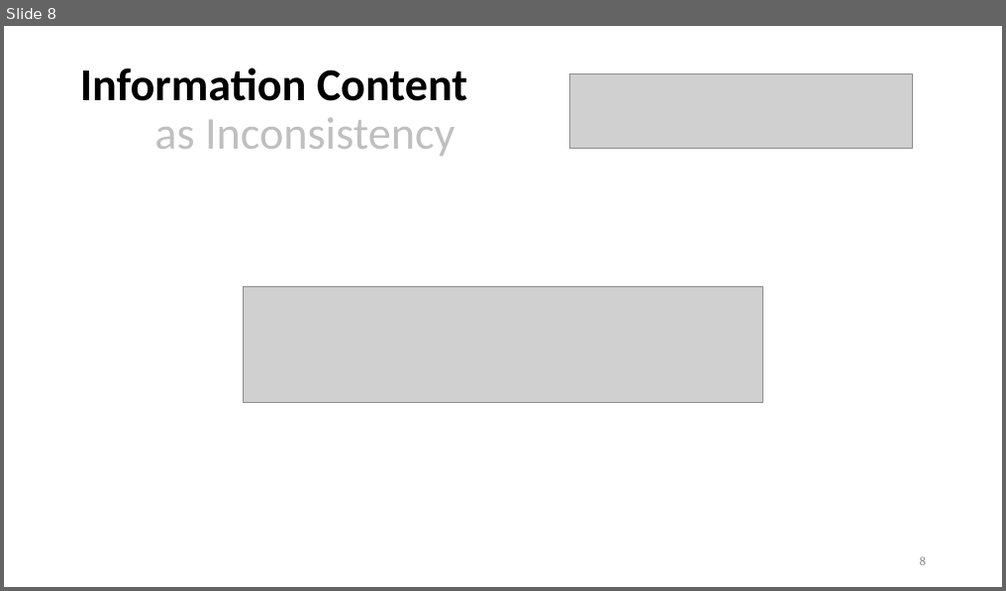
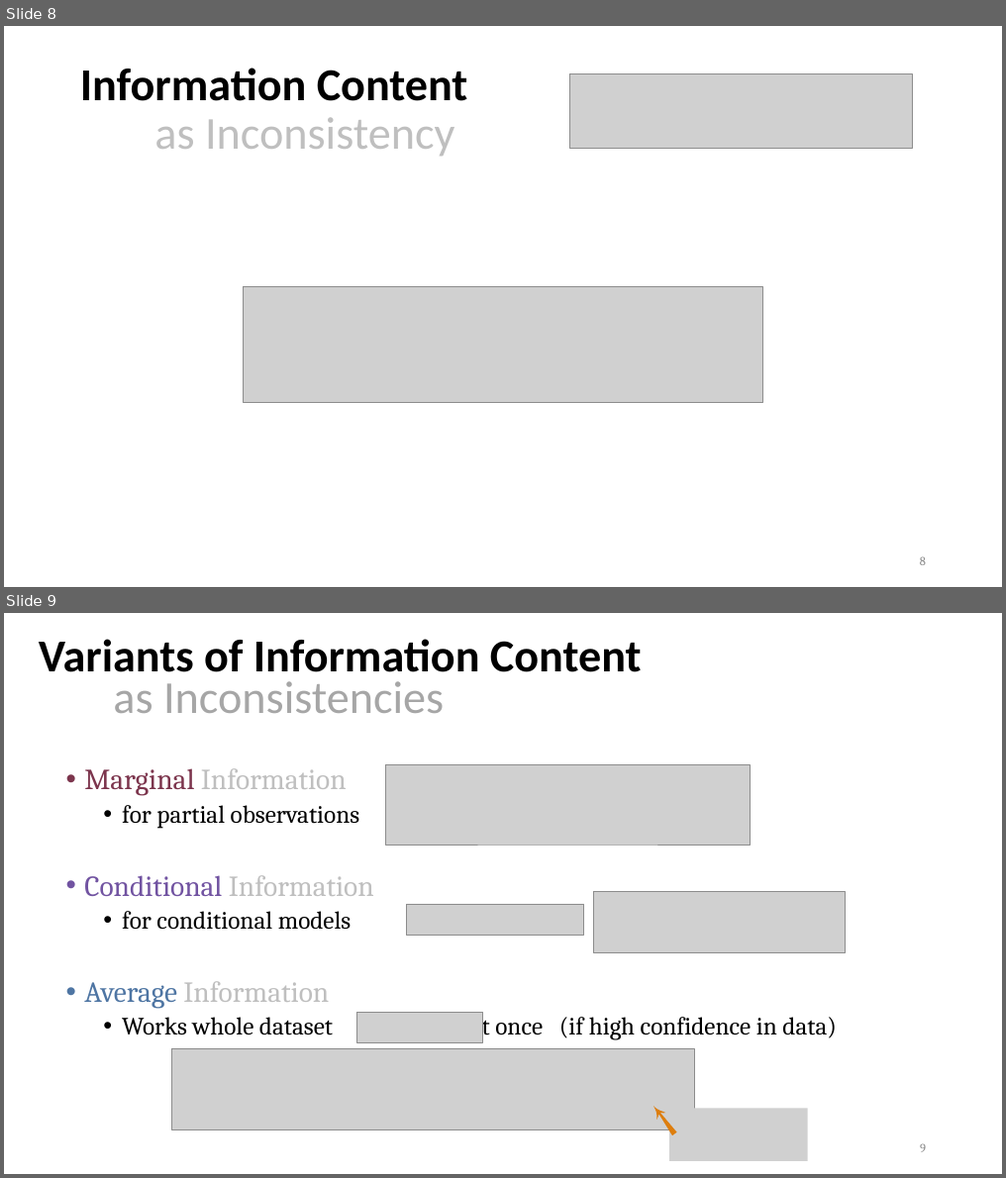
Before and after one commit to orichardson/pdg-expts, a slide deck: present/AISTATS-2022/one-true-loss.pptx. Shown one above the other, each under a label of ours: slide 8 before the commit, slides 8 and 9 after it. The pictures are 1006x591 and 1006x1178 pixels, drawn with LibreOffice and Linux fonts; fonts in the diff are those of the drawing; grey boxes stand for pictures. Boxes give left, top, right and bottom in pixels: in the first picture for what was removed or moved away, otherwise in the second. Text is boxed around its words. In the diff, an @@ line names an element or a change of style, - is before the commit and + after.

```diff
--- a/present/AISTATS-2022/one-true-loss.pptx
+++ b/present/AISTATS-2022/one-true-loss.pptx
@@ slide 9 added at (x1=4, y1=613, x2=1002, y2=1174), background #FFFFFF @@
@@ title added at (x1=39, y1=639, x2=642, y2=713), 44 pt, text #000000, bold @@
+Variants of Information Content
+as Inconsistencies
@@ text added at (x1=84, y1=768, x2=837, y2=1041), 24 pt, text #000000 @@
+• Marginal Information
+  • for partial observations
+• Conditional Information
+  • for conditional models
+• Average Information
+  • Works whole dataset at once (if high confidence in data)
@@ picture added at (x1=386, y1=765, x2=749, y2=845) @@
@@ picture added at (x1=406, y1=904, x2=584, y2=935) @@
@@ picture added at (x1=594, y1=891, x2=846, y2=953) @@
@@ picture added at (x1=357, y1=1013, x2=483, y2=1044) @@
@@ picture added at (x1=171, y1=1049, x2=694, y2=1131) @@
@@ freeform shape added at (x1=648, y1=1103, x2=679, y2=1138), fill #DD7E0E @@
@@ picture added at (x1=669, y1=1109, x2=808, y2=1161) @@
@@ page number added at (x1=920, y1=1144, x2=926, y2=1153), 12 pt, text #8C8C8C @@
+9
```
Also in this commit, not shown: 11 slides changed, 9 slides removed, 2 other files.
